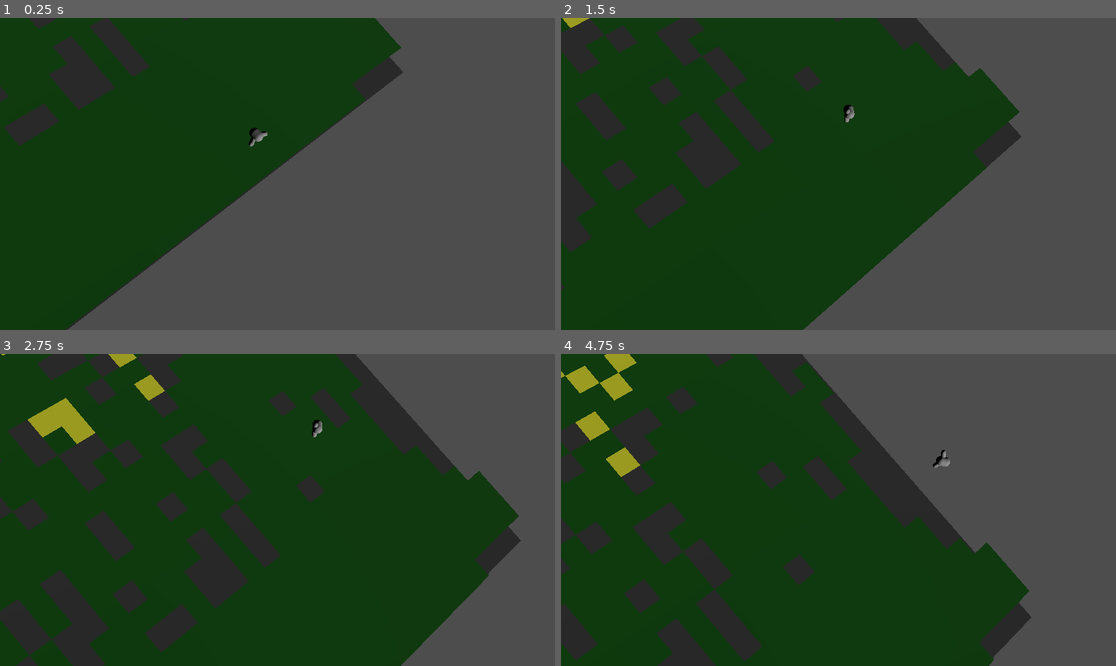
Above: before the commit, frames 1-4 (two rows, left to right).
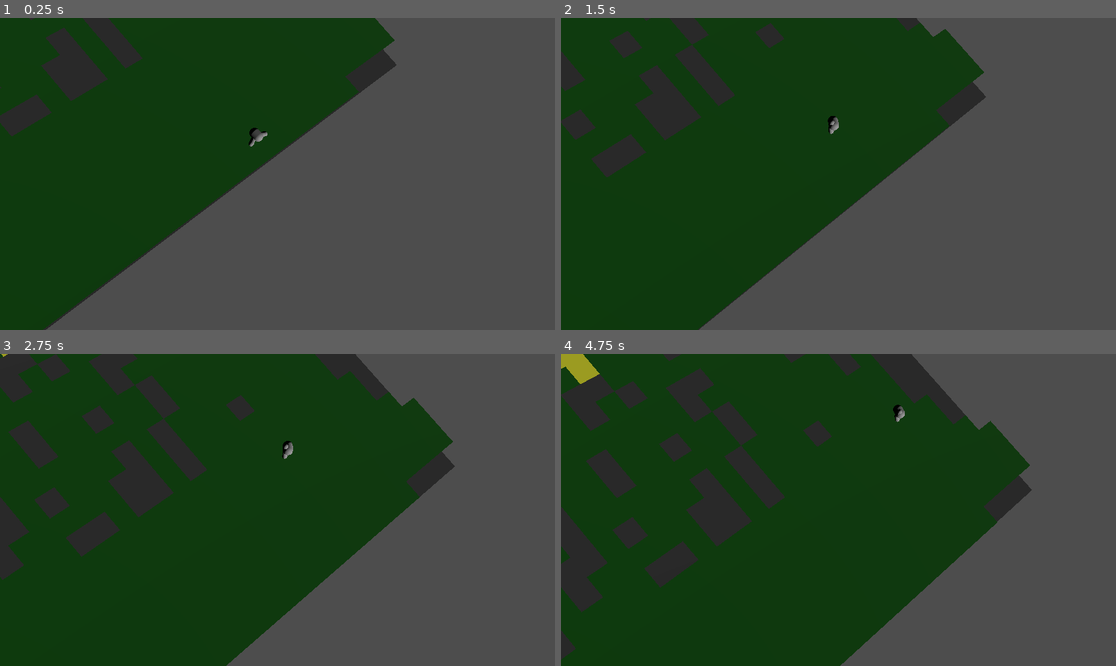
Above: after the commit, the same moments.

Repository: flatweb/gwj90Murat
Game: Godot game, scene res://game.tscn
Two runs of this game, one before a commit and one after it. Both use one fixed random seed, a clock stepped at 60 frames per second and the inputs below.
Inputs:
- Up to frame 1 (0.25 s): no input
- Up to frame 2 (1.5 s): hold Right (droite) 0.53-1.28 s; hold Left (gauche) from 1.28 s (still down)
- Up to frame 3 (2.75 s): release Left (gauche) at 2.03 s; hold Right (droite) from 2.03 s (still down)
- Up to frame 4 (4.75 s): release Right (droite) at 3.53 s; hold Left (gauche) from 3.53 s (still down)

The runs differ from the first frame. In frame 1, 5.1% of the frame differs, in the area x 0-73%, y 0-100%; in frame 2, 24%; in frame 3, 34%; in frame 4, 38%, in the area x 0-85%, y 0-100%.

Commit message:
Gestion du demi-tour sur sortie latérale de zone #8

Diff:
--- a/oiseau.gd
+++ b/oiseau.gd
@@ -7,14 +7,19 @@
 # angle de rotation par seconde lors d'un virage
 const ANGLE_VIRAGE = 1.2
 # facteur de rotation pour ne pas sortir de la zone
-const FACTEUR_CORRECTION = 5.0
+const FACTEUR_CORRECTION = 4.0
 
 # Vitesse de vol horizontal
-var speedfront : float = 4.0
+var speedfront : float = 4.0 / 2
 # Vitesse de vol latéral
 var speedlat : float = 2.0
 # limite en +X ou -X de la position de l'oiseau
 var limite_x : float = 10.0 # valeur arbitraire à fixer par set_limite_x
+# de quel côté on a atteint la limite ?
+var angle_correction = 0
+# indicateur de correction de trajectoire.
+# On perd le contrôle tant qu'on est pas revenu dans la zone et de face
+var encorrection : bool = false
 
 var speedVect : Vector3
 
@@ -27,7 +32,14 @@
 
 func virage(change : float, delta : float):
 	var angle : float = change*ANGLE_VIRAGE*delta
-	self.rotate_y(angle)
+	if encorrection:
+		#print (rotation.y)
+		if rotation.y == 0.0:
+			angle = 0.0
+		elif sign (rotation.y+angle) != sign(rotation.y):
+			# on a dépassé la remise dans l'axe
+			angle = -rotation.y
+	if angle != 0.0: self.rotate_y(angle)
 	speedVect = speedVect.rotated(Vector3.UP, angle)
 
 	# changement d'inclinaison (axe Z)
@@ -41,22 +53,31 @@
 func _physics_process(delta: float) -> void:
 	var change = Input.get_axis("droite","gauche")
 
-	if change:
-		# changement de direction
-		virage(change,delta)
-	else:
-		# retour naturel à une inclinaison normale sans action
-		if abs($Forme.rotation.z) < ROTBACKSPEED*delta :
-			$Forme.rotation.z = 0
+	if not encorrection:
+		if change != 0:
+			# changement de direction
+			virage(change,delta)
 		else:
-			$Forme.rotate_z(-sign($Forme.rotation.z)*ROTBACKSPEED*delta)
+			#print("roty=",rotation.y)
+			# retour naturel à une inclinaison normale sans action
+			if abs($Forme.rotation.z) < ROTBACKSPEED*delta :
+				$Forme.rotation.z = 0
+			else:
+				$Forme.rotate_z(-sign($Forme.rotation.z)*ROTBACKSPEED*delta)
+	elif encorrection:
+		print ("",speedVect.z," angle ",angle_correction)
+		virage(angle_correction,delta)
+		if abs(rotation.y) <= 0.01 :
+			encorrection = false
+			angle_correction = 0.0
 
 	# S'assurer qu'on ne va pas toucher les limites en X de la zone de vol
-	if abs(speedVect.x * 3.0 + position.x) > limite_x :
+	if not encorrection and abs(speedVect.x * 3.0 + position.x) > limite_x :
 		# on approche trop du bord
 		# on force un virage
-		var cote_ecart = sign(speedVect.x * 3.0 + position.x - limite_x)
-		virage(-sign(speedVect.z)*cote_ecart*FACTEUR_CORRECTION,delta)
+		angle_correction = -sign(speedVect.z)* sign(position.x)*FACTEUR_CORRECTION
+		virage(angle_correction,delta)
+		encorrection = true
 
 	# On pourrait aussi tester par rapport à des CollisionShapes latérales sur le game
 	#move_and_collide(speedVect*???, true)
